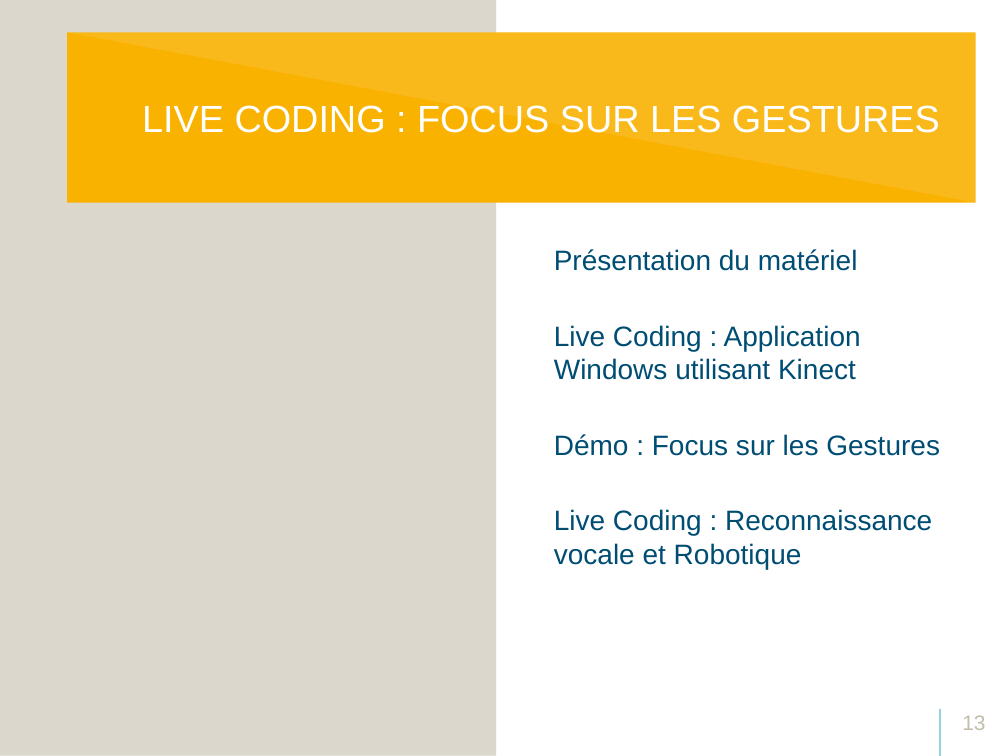
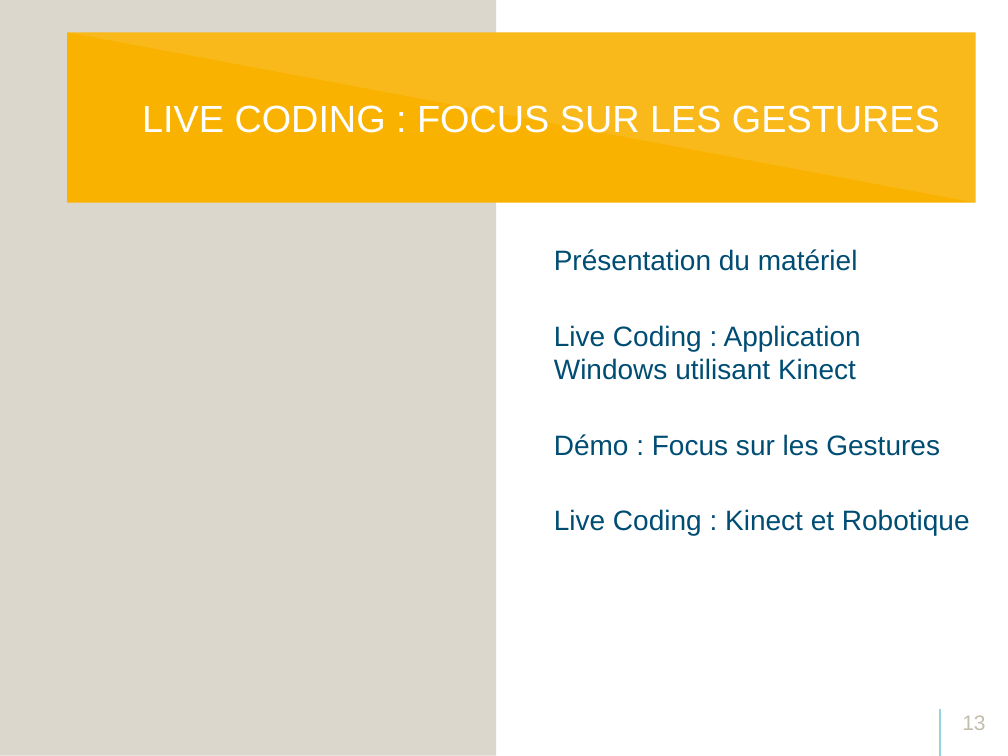
Before and after one commit to svanacker/cen-info-kinect, a slide deck: slide 13 of Talentsoft-RD-Academy-Kinect.pptx. Drawn at 1008x756 pixels with LibreOffice and Linux fonts; fonts in the diff are those of the drawing; background and template pictures are left out. Boxes give left, top, right and bottom in pixels: in the first picture for what was removed or moved away, otherwise in the second. Text is boxed around its words. In the diff, an @@ line names an element or a change of style, - is before the commit and + after.

Commit message:
Fix some change on presentation : Air conditioning and Robot move

```diff
--- a/Talentsoft-RD-Academy-Kinect.pptx
+++ b/Talentsoft-RD-Academy-Kinect.pptx
@@ text at bbox=[554, 509, 970, 535]: text changed @@
-4. Live Coding : Reconnaissance vocale et Robotique
+4. Live Coding : Kinect et Robotique
```
Also in this commit, not shown: 4 other slides changed, 1 slide added.
